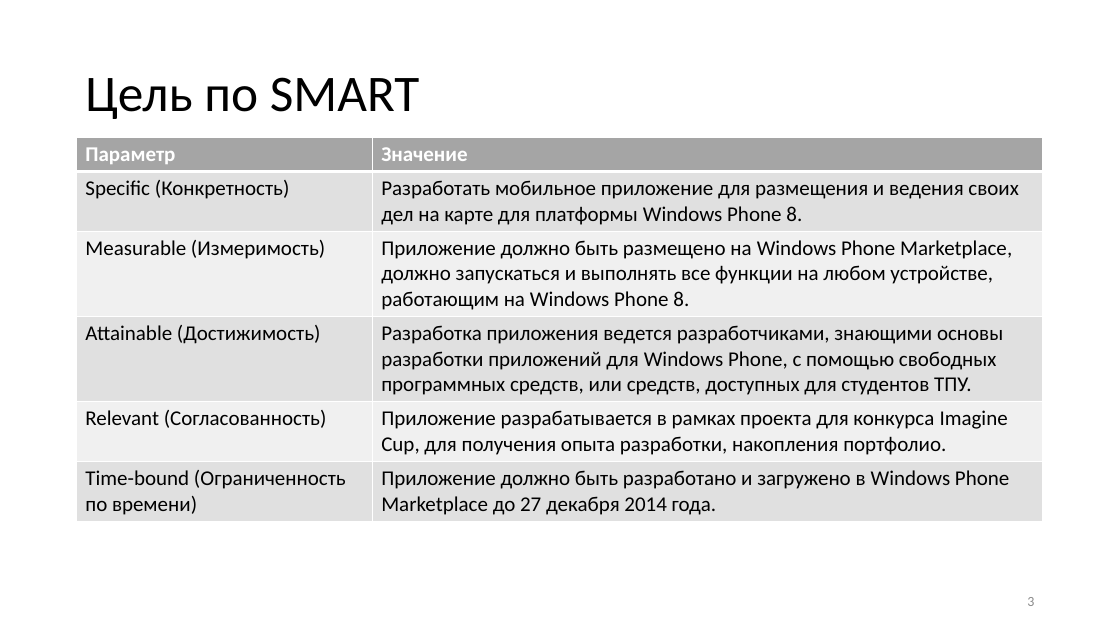
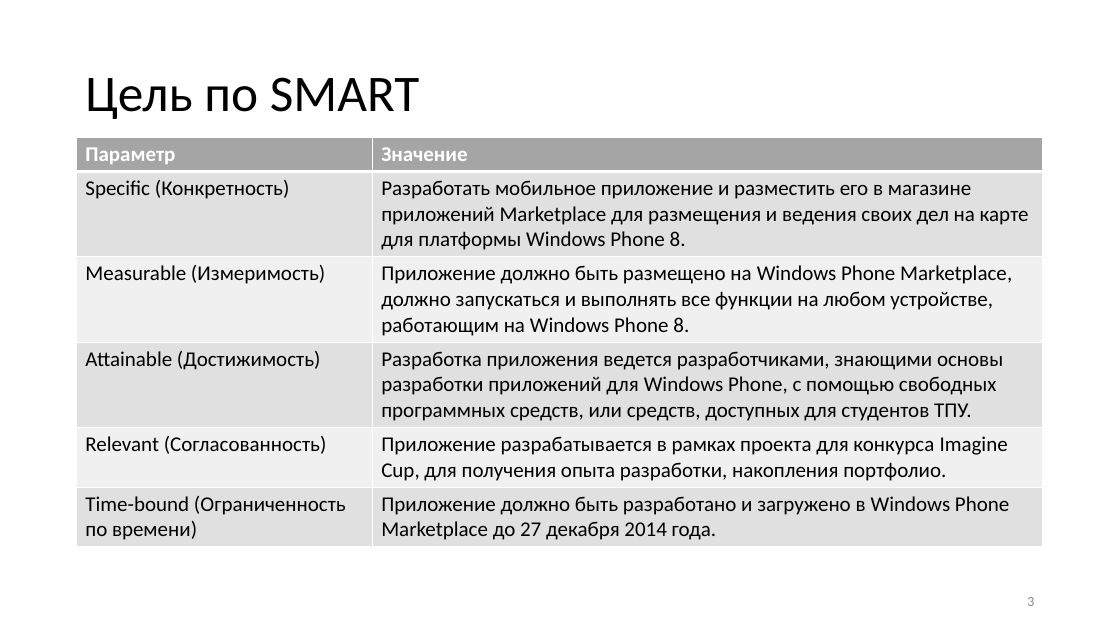
Before and after one commit to nocom91/GeoTime, a slide deck: slide 3 of Документы/GeoTimePresentation.pptx. Drawn at 1120x630 pixels with LibreOffice and Linux fonts; fonts in the diff are those of the drawing; background and template pictures are left out. Boxes give left, top, right and bottom in pixels: in the first picture for what was removed or moved away, otherwise in the second. Text is boxed around its words. In the diff, an @@ line names an element or a change of style, - is before the commit and + after.

```diff
--- a/Документы/GeoTimePresentation.pptx
+++ b/Документы/GeoTimePresentation.pptx
@@ table at bbox=[77, 138, 1044, 544] @@
-row 2, column 2: Разработать мобильное приложение для размещения и ведения своих дел на карте для платформы Windows Phone 8.
+row 2, column 2: Разработать мобильное приложение и разместить его в магазине приложений Marketplace для размещения и ведения своих дел на карте для платформы Windows Phone 8.
```
Also in this commit, not shown: 5 other files.
